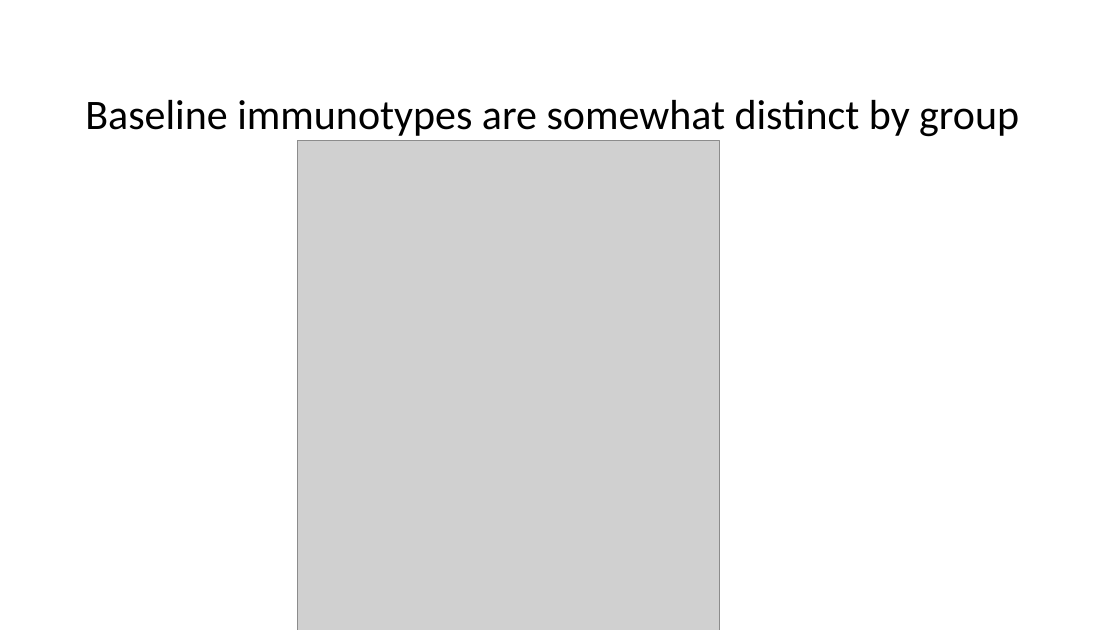
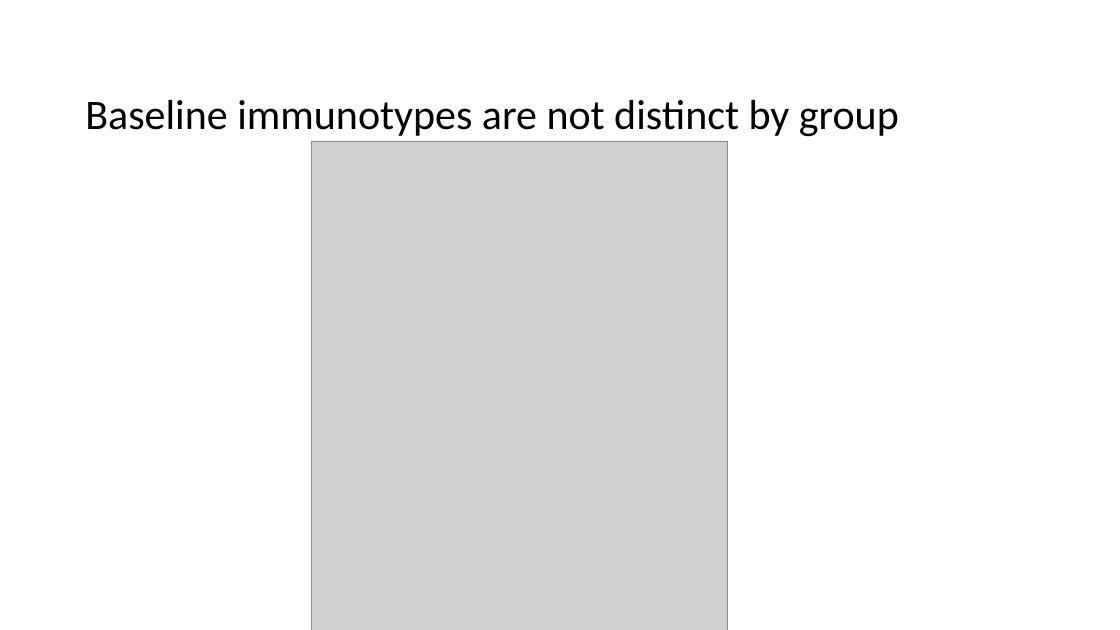
Before and after one commit to tybottorff/bottorffdocs, a slide deck: slide 2 of presentations/NCI_talks/2024_10_23.pptx. Drawn at 1120x630 pixels with LibreOffice and Linux fonts; fonts in the diff are those of the drawing; grey boxes stand for pictures. Boxes give left, top, right and bottom in pixels: in the first picture for what was removed or moved away, otherwise in the second. Text is boxed around its words. In the diff, an @@ line names an element or a change of style, - is before the commit and + after.

```diff
--- a/presentations/NCI_talks/2024_10_23.pptx
+++ b/presentations/NCI_talks/2024_10_23.pptx
@@ title at [85, 100, 899, 137]: text changed @@
-Baseline immunotypes are somewhat distinct by group
+Baseline immunotypes are not distinct by group
@@ picture: place and size @@
-picture at [297, 140, 719, 630]
+picture at [312, 141, 727, 630]
```
Also in this commit, not shown: 5 other slides changed, 2 slides added.
